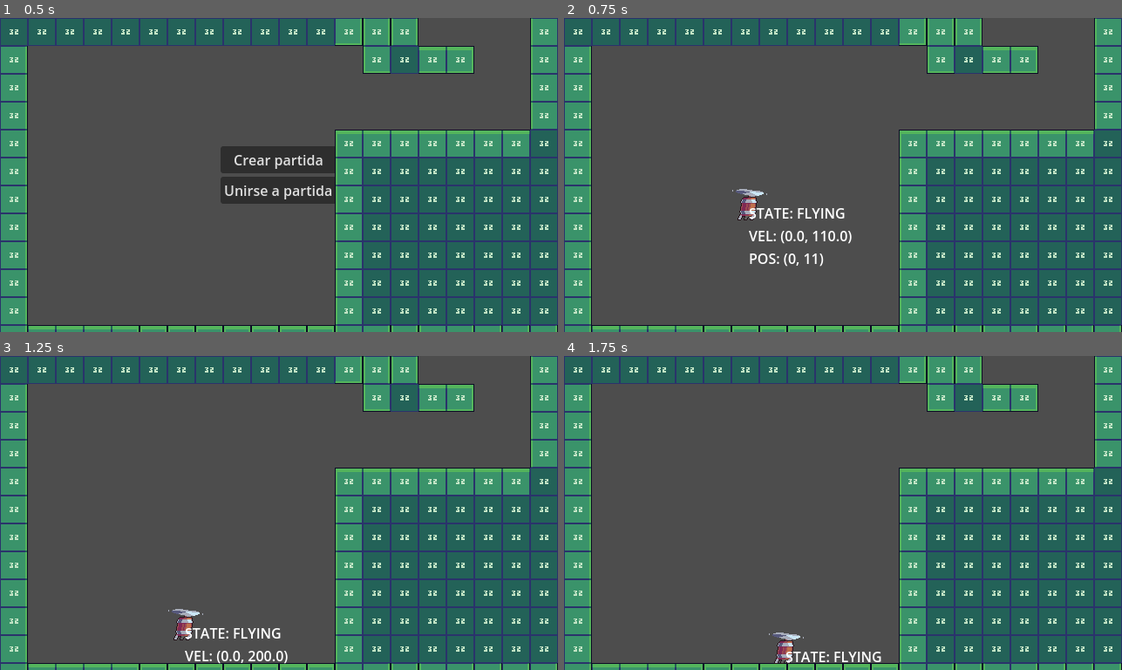
Above: before the commit, frames 1-4 (two rows, left to right).
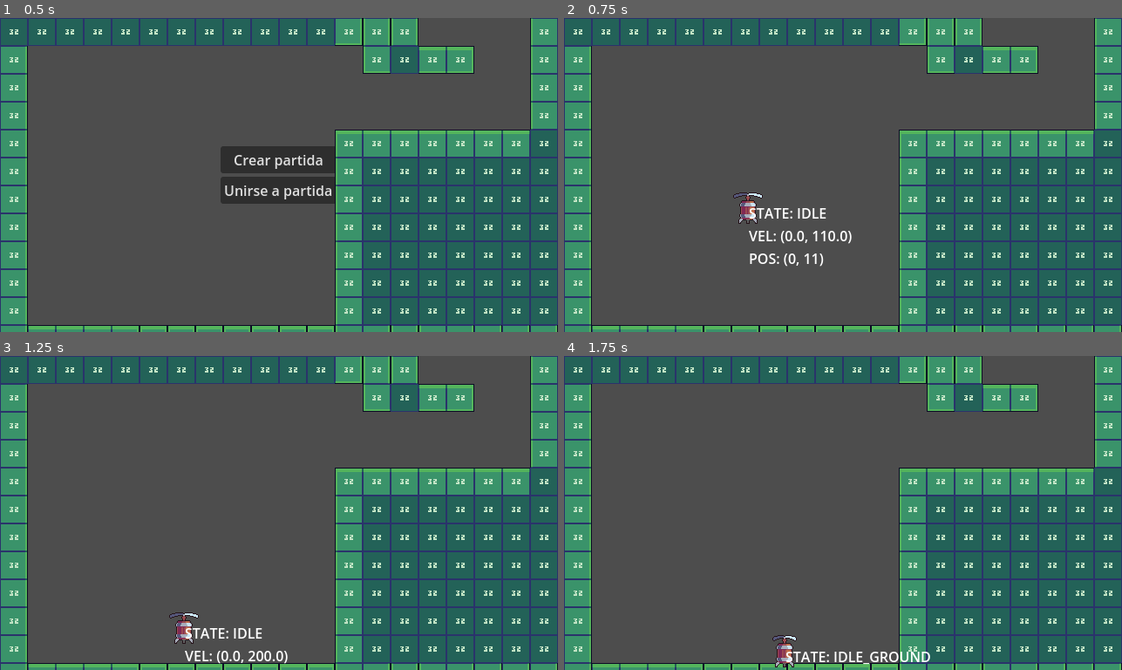
Above: after the commit, the same moments.

Repository: linkinmjs/up-escape
Game: Godot game, scene res://scenes/main.tscn
Same seed, same stepped clock (60 frames per second), same inputs: the game is played once before the commit and once after it.
Inputs:
- Up to frame 1 (0.5 s): no input
- Up to frame 2 (0.75 s): click "Crear partida" at 0.5 s
- Up to frame 3 (1.25 s): no input
- Up to frame 4 (1.75 s): hold Right (ui_right) from 1.28 s (still down)

Frame 1 is identical in both runs. In frame 2, 0.5% of the frame differs, in the area x 30-51%, y 54-66%; in frame 3, 0.5%; in frame 4, 0.6%, in the area x 36-66%, y 88-100%.

Commit message:
Modify func handle_state

Diff:
--- a/scenes/player/player.tscn
+++ b/scenes/player/player.tscn
@@ -194,9 +194,7 @@
 
 [node name="AnimatedSprite2D" type="AnimatedSprite2D" parent="."]
 sprite_frames = SubResource("SpriteFrames_75vfm")
-animation = &"idle"
-frame = 3
-frame_progress = 0.269759
+animation = &"idle_ground"
 
 [node name="CollisionShape2D" type="CollisionShape2D" parent="."]
 position = Vector2(-1, 2)
--- a/scripts/player.gd
+++ b/scripts/player.gd
@@ -2,7 +2,11 @@
 
 enum PlayerState {
 	IDLE,
-	FLYING
+	IDLE_GROUND,
+	FLYING,
+	TAKEOFF,
+	HURT,
+	DEATH,
 }
 
 # Estado actual
@@ -32,7 +36,7 @@
 
 	handle_input(delta)
 	handle_state(delta)
-	move_and_slide()
+	apply_physics(delta)
 	update_debug_info()
 
 func handle_input(delta: float) -> void:
@@ -67,21 +71,57 @@
 	velocity.x = clamp(velocity.x, -MAX_SPEED_X, MAX_SPEED_X)
 	velocity.y = clamp(velocity.y, -MAX_SPEED_Y, MAX_SPEED_Y)
 
+func handle_state(delta: float) -> void:
+	# Determinar estados
+	match state:
+		PlayerState.IDLE_GROUND:
+			if input_jump:
+				state = PlayerState.TAKEOFF
+				$AnimatedSprite2D.play("takeoff")
+			#elif received_damage:
+				#state = PlayerState.HURT
 
-func handle_state(delta: float) -> void:
-	# Determinar estado según si nos movemos lo suficiente
-	if velocity.length() > 10.0:
-		if state != PlayerState.FLYING:
-			state = PlayerState.FLYING
-			# TODO: acá reproducir animación o sonido de vuelo
-			if has_node("AnimatedSprite2D"):
+		PlayerState.TAKEOFF:
+		# tras un pequeño delay o al alcanzar cierta velocidad:
+			if velocity.y < 0:
+				state = PlayerState.IDLE
+				$AnimatedSprite2D.play("idle")
+
+		PlayerState.IDLE:
+			if input_left or input_right or input_jump:
+				state = PlayerState.FLYING
 				$AnimatedSprite2D.play("flying")
-	else:
-		if state != PlayerState.IDLE:
-			state = PlayerState.IDLE
-			# aquí animación o sonido de reposo
-			if has_node("AnimatedSprite2D"):
+			elif is_on_floor():
+				state = PlayerState.IDLE_GROUND
+				$AnimatedSprite2D.play("idle_ground")
+			#elif received_damage:
+				#state = PlayerState.HURT
+
+		PlayerState.FLYING:
+			if not(input_left or input_right or input_jump):
+				state = PlayerState.IDLE
 				$AnimatedSprite2D.play("idle")
+			elif is_on_floor():
+				state = PlayerState.IDLE_GROUND
+				$AnimatedSprite2D.play("idle_ground")
+			#elif received_damage:
+				#state = PlayerState.HURT
+
+		PlayerState.HURT:
+			#if health <= 0:
+				#state = PlayerState.DEATH
+			#elif hurt_timer.time_left == 0:
+				# vuelve al último estado válido, p.ej. air o suelo
+				# state = is_on_floor() ? PlayerState.IDLE_GROUND : PlayerState.IDLE
+			pass
+
+		PlayerState.DEATH:
+			# sin salidas
+			pass
+
+func apply_physics(delta: float) -> void:
+
+	move_and_slide()
 
 func update_debug_info() -> void:
 	if not debug_visible:
